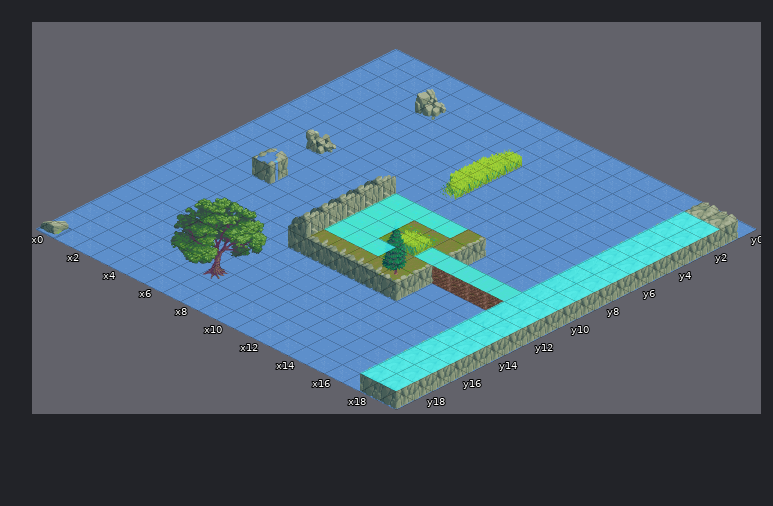
Tiled map, stored at ChipTotality-android/assets/MapData/testmap2.tmx. The first picture shows the starting point.
Cells are 64x32 px. Isometric: x runs down to the right, y down to the left. Shown: x 0..19, y 0..19.
After the commit:
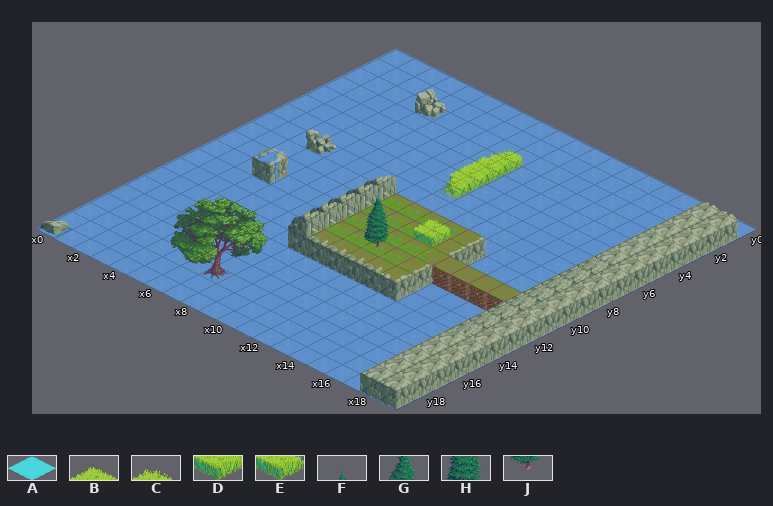
Key: from "sample": A 88, B 359, C 362, D 375, E 378, F 389, G 405, H 421, J 437.
_ is an empty cell, . an unchanged one.
Tiles of an added or newly shown layer are drawn over the layers below it.
The edit:
--- layer "Above Ground"
@@ x 11..11 @@
-10 E
+10 _
--- layer "Above 2"
@@ x 9..12 @@
- 9 FC..
-10 .G..
-11 ..H.
-12 ...J
+ 9 __..
+10 ._..
+11 .._.
+12 ..._
--- layer "FreeSpace" (now hidden)
@@ x 8..18 @@
- 1 .........AA
- 2 .........AA
- 3 .........AA
- 4 .........AA
- 5 .........AA
- 6 .........AA
- 7 .........AA
- 8 AAAA.....AA
- 9 AA.......AA
-10 AA..AAAAAAA
-11 AAA......AA
-12 .........AA
-13 .........AA
-14 .........AA
-15 .........AA
-16 .........AA
-17 .........AA
-18 .........AA
+ 1 .........__
+ 2 .........__
+ 3 .........__
+ 4 .........__
+ 5 .........__
+ 6 .........__
+ 7 .........__
+ 8 ____.....__
+ 9 __.......__
+10 __.._______
+11 ___......__
+12 .........__
+13 .........__
+14 .........__
+15 .........__
+16 .........__
+17 .........__
+18 .........__
--- layer "ObjectsConst" (added)
@@ x 7..11 @@
- 8 _.._.
- 9 ._.._
-10 .._..
-11 ..._.
+ 8 F..B.
+ 9 .G..D
+10 ..H..
+11 ...J.
